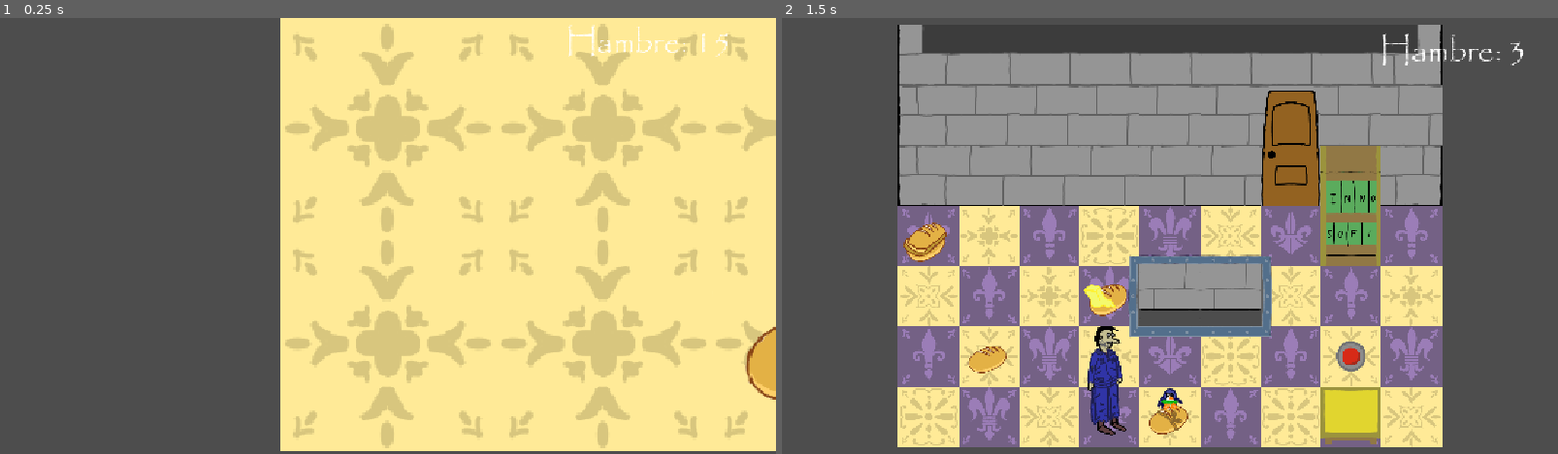
Above: before the commit, frames 1-2 (left to right).
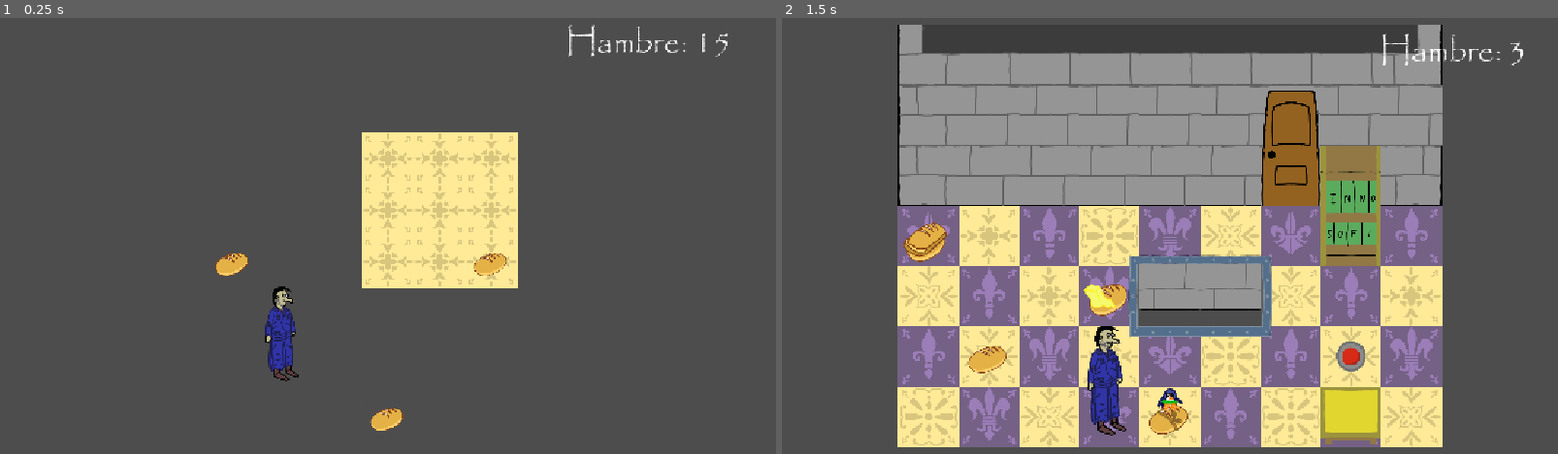
Above: after the commit, the same moments.

Repository: andresfdezc6/pan-sabe-mejor-que-llave-
Game: Godot game, scene res://Scenes/nivel_8.tscn
Same seed, same stepped clock (60 frames per second), same inputs: the game is played once before the commit and once after it. This scene is started directly instead of the project's main scene. The engine's default icon, where the game draws it, is replaced by a stand-in: a white triangle on a blue panel in a dark square.
Inputs:
- Up to frame 1 (0.25 s): no input
- Up to frame 2 (1.5 s): tap Enter (ui_accept) at 0.5, 0.77, 1.25 s; hold Right (right) 0.53-1.28 s; hold Space (interactuar) 0.53-1.28 s; hold S (down) from 1.28 s (still down); tap 1 at 1.35 s

The runs differ from the first frame. In frame 1, 59% of the frame differs, in the area x 27-100%, y 0-100%; in frame 2, nothing differs.

Commit message:
ajustes muy pequeños (luego ceno y hago los menúes jóvenes)

Diff:
--- a/Scenes/nivel_7.tscn
+++ b/Scenes/nivel_7.tscn
@@ -1,10 +1,10 @@
-[gd_scene format=4 uid="uid://dmdf1q7ynk6hn"]
+[gd_scene format=4 uid="uid://621jvdealw3"]
 
 [ext_resource type="PackedScene" uid="uid://cminuue6w0sfq" path="res://Scenes/nivel_base.tscn" id="1_d1gu4"]
 
 [node name="nivel_base3" unique_id=275302144 instance=ExtResource("1_d1gu4")]
 posicion_inicial = Vector2i(3, 2)
-hambre_inicial = 10
+hambre_inicial = 11
 zoom = 0.5
 lista_objetos = [[Vector2i(6, -1), 3], [Vector2i(3, -3), 0], [Vector2i(3, -4), 0]]
 
--- a/Scenes/nivel_8.tscn
+++ b/Scenes/nivel_8.tscn
@@ -2,7 +2,8 @@
 
 [ext_resource type="PackedScene" uid="uid://cminuue6w0sfq" path="res://Scenes/nivel_base.tscn" id="1_tavon"]
 
-[node name="nivel_base3" unique_id=275302144 instance=ExtResource("1_tavon")]
+[node name="nivel_base4" unique_id=275302144 instance=ExtResource("1_tavon")]
+zoom = 0.6
 
 [node name="mapa_base" parent="." index="1" unique_id=902094091]
 tile_map_data = PackedByteArray("AAACAP7/AQAAAAAAAAADAP7/AQAAAAAAAAAEAP7/AQAAAAAAAAACAP3/AQAAAAAAAAADAP3/AQAAAAAAAAAEAP3/AQAAAAAAAAAEAPz/AQAAAAAAAAADAPz/AQAAAAAAAAACAPz/AQAAAAAAAAA=")
